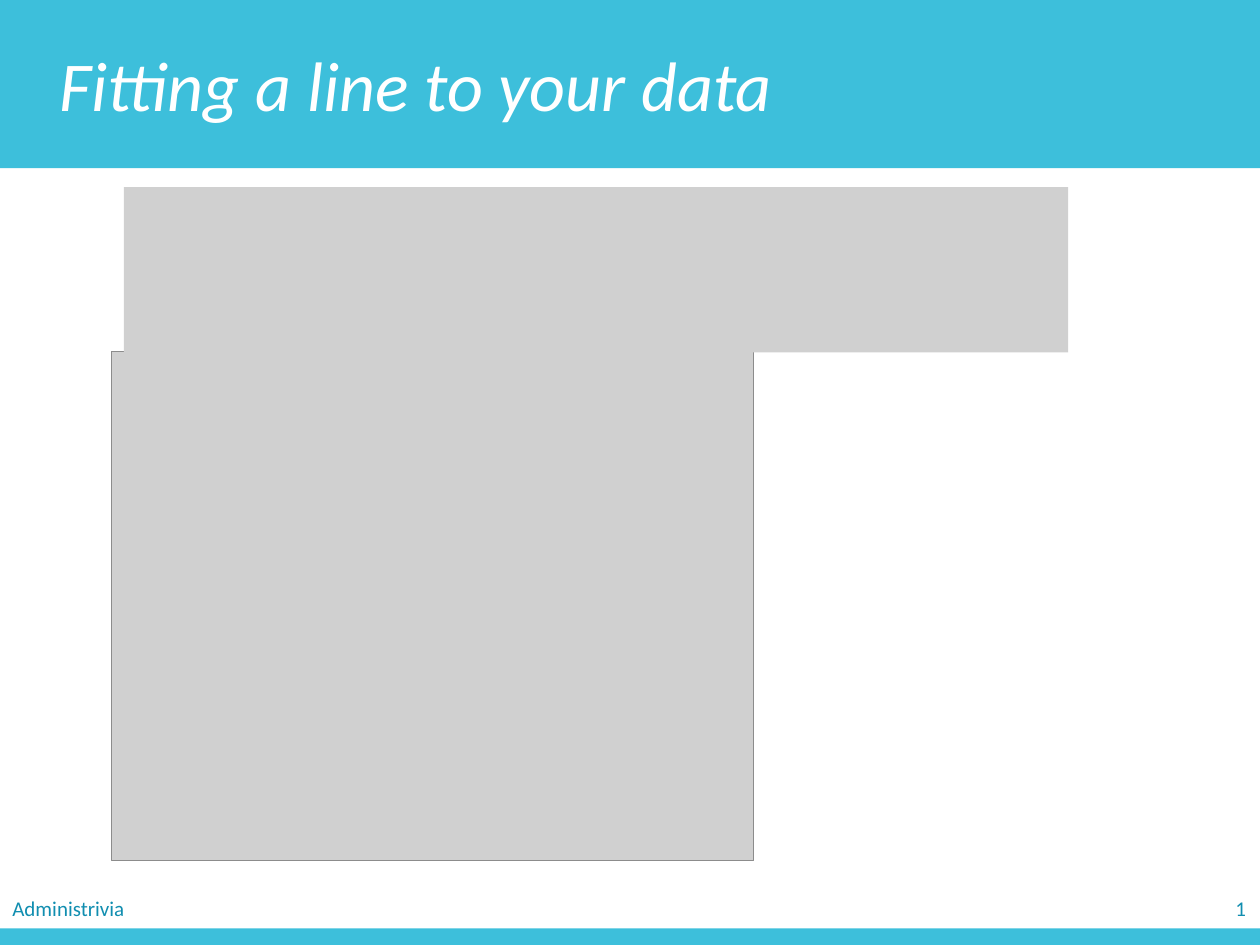
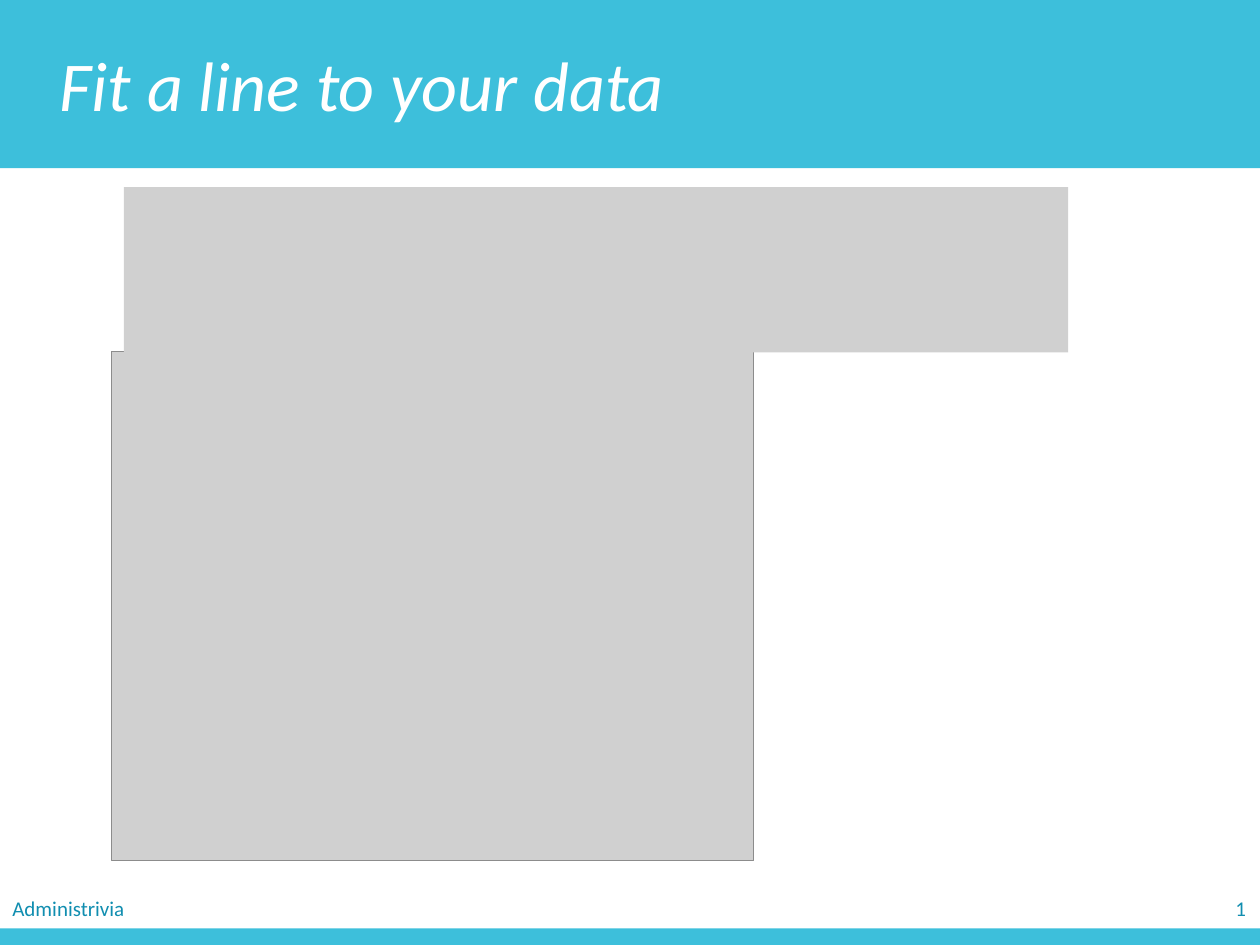
Before and after one commit to zichengliao/zuics101-fa17, a slide deck: slide 22 of lectures/lec24_matlab4/lec24.pptx. Drawn at 1260x945 pixels with LibreOffice and Linux fonts; fonts in the diff are those of the drawing; grey boxes stand for pictures. Boxes give left, top, right and bottom in pixels: in the first picture for what was removed or moved away, otherwise in the second. Text is boxed around its words. In the diff, an @@ line names an element or a change of style, - is before the commit and + after.

```diff
--- a/lectures/lec24_matlab4/lec24.pptx
+++ b/lectures/lec24_matlab4/lec24.pptx
@@ text in rectangle at (60, 62, 663, 123): text changed @@
-Fitting a line to your data
+Fit a line to your data
```
Also in this commit, not shown: 5 other slides changed, 8 other files.
